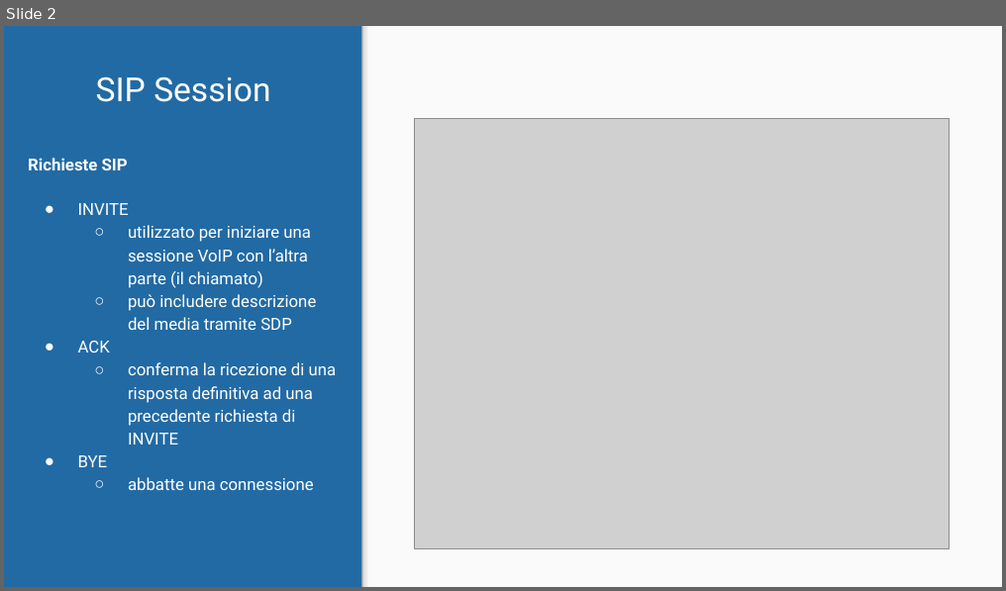
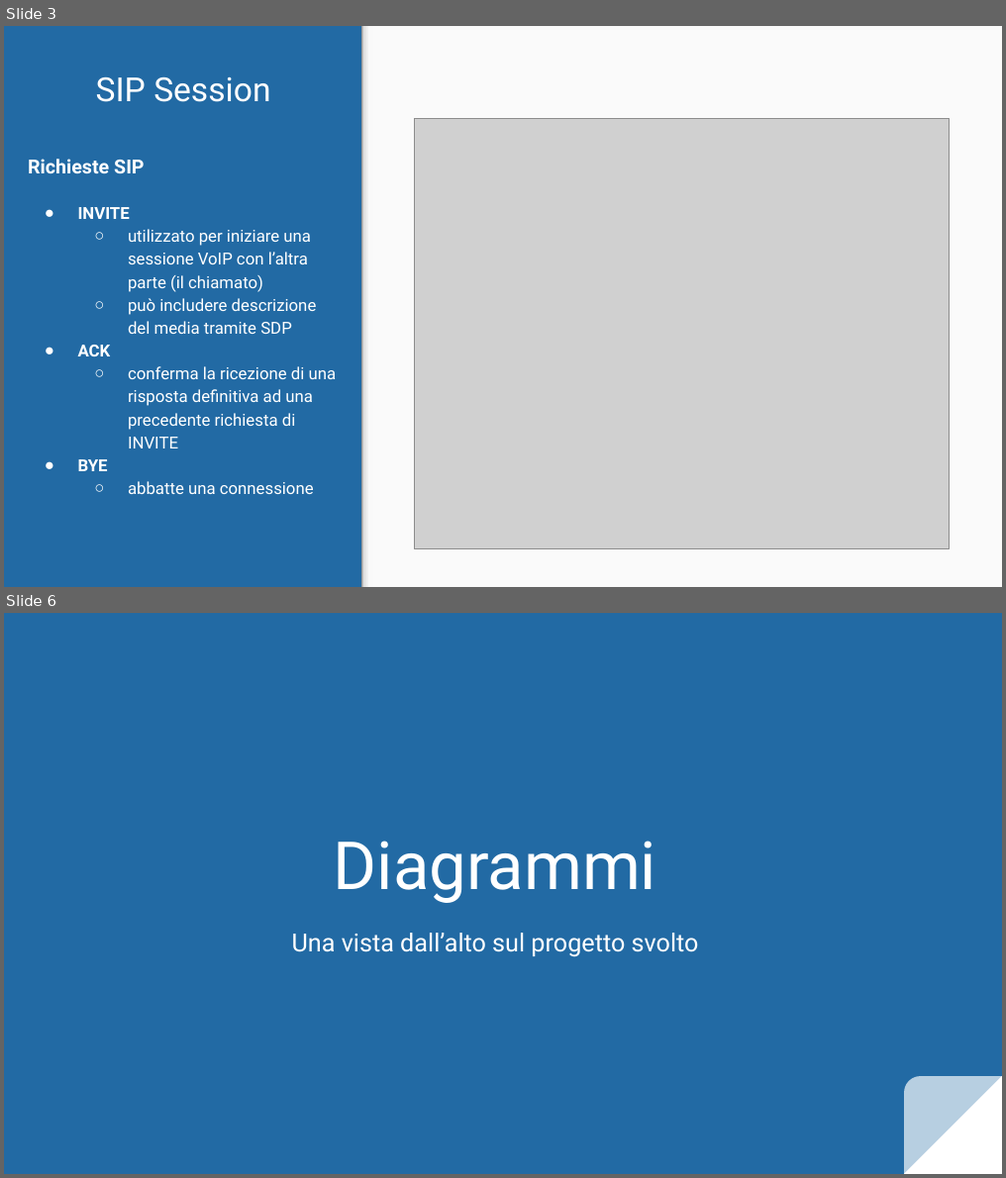
Before and after one commit to danielepelleg/VoIP, a slide deck: Documentation/VoIP UserAgent - Presentation.pptx. Shown one above the other, each under a label of ours: slide 2 before the commit, slides 3 and 6 after it; the slides between them are not shown. The pictures are 1006x591 and 1006x1178 pixels, drawn with LibreOffice and Linux fonts; fonts in the diff are those of the drawing; grey boxes stand for pictures. Boxes give left, top, right and bottom in pixels: in the first picture for what was removed or moved away, otherwise in the second. Text is boxed around its words. In the diff, an @@ line names an element or a change of style, - is before the commit and + after.

```diff
--- a/Documentation/VoIP UserAgent - Presentation.pptx
+++ b/Documentation/VoIP UserAgent - Presentation.pptx
@@ slide 6 added at [4,613,1002,1174], background #226AA4 @@
@@ title added at [334,841,657,903], 48 pt, text #FFFFFF @@
+Diagrammi
@@ subtitle added at [292,933,699,958], 18 pt, text #FFFFFF @@
+Una vista dall’alto sul progetto svolto
@@ right triangle added at [904,1076,1002,1173], fill #FFFFFF @@
@@ round rect added at [904,1076,1002,1173], fill #FFFFFF at 68% opacity @@
@@ what was slide 2 is now slide 3 @@
@@ slide 3 changed as well @@
@@ text at [28,159,144,472]: size 12 to 14 pt in "Richieste SIP"; bold on in "INVITE", "ACK", "BYE" @@
```
Also in this commit, not shown: 7 other slides changed, 13 other slides added, 5 slides removed, 4 other files.
